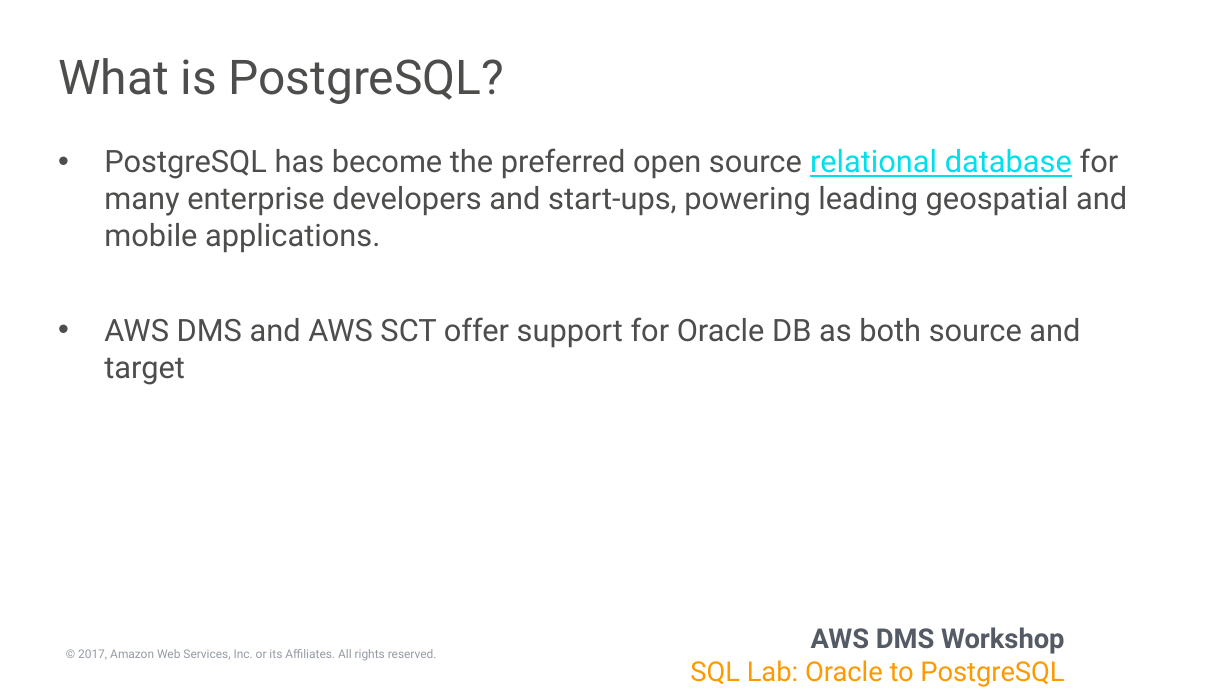
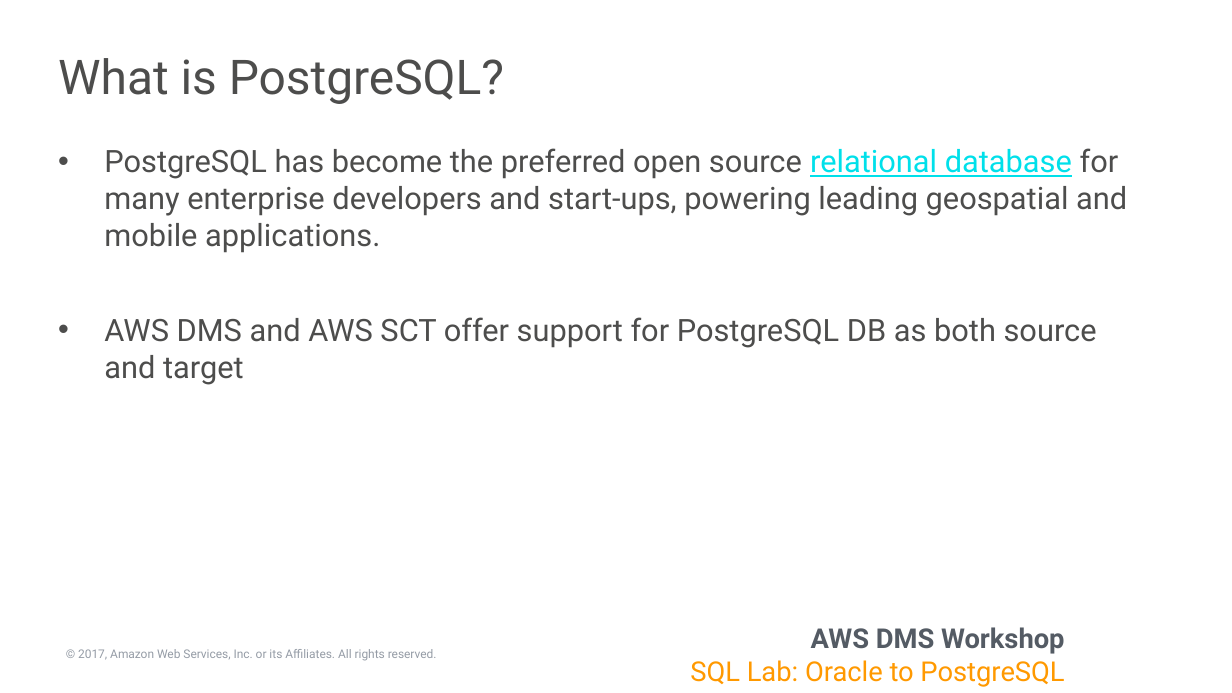
Before and after one commit to shirkeyaws/aws-dms-workshop, a slide deck: slide 7 of deck/dms-workshop-sql.pptx. Drawn at 1232x693 pixels with LibreOffice and Linux fonts; fonts in the diff are those of the drawing; background and template pictures are left out. Boxes give left, top, right and bottom in pixels: in the first picture for what was removed or moved away, otherwise in the second. Text is boxed around its words. In the diff, an @@ line names an element or a change of style, - is before the commit and + after.

Commit message:
fixed reference to OracleDB in PostgreSQL slide

```diff
--- a/deck/dms-workshop-sql.pptx
+++ b/deck/dms-workshop-sql.pptx
@@ text at (104,317,1097,385): text changed @@
-• AWS DMS and AWS SCT offer support for Oracle DB as both source and target
+• AWS DMS and AWS SCT offer support for PostgreSQL DB as both source and target
```
